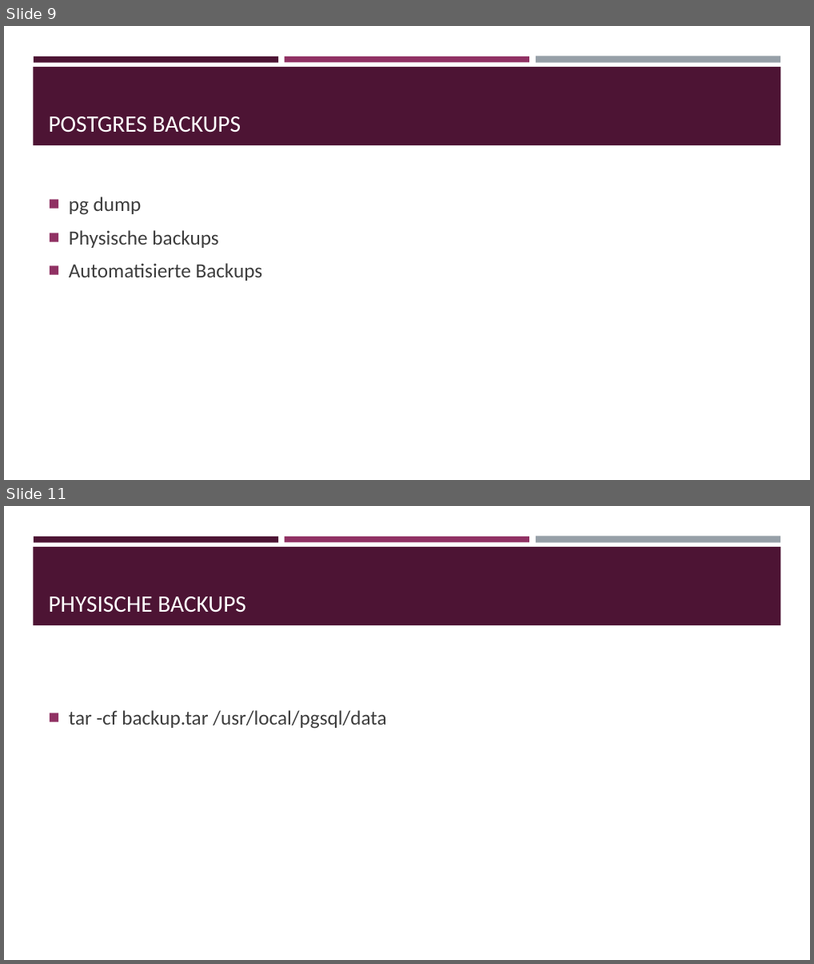
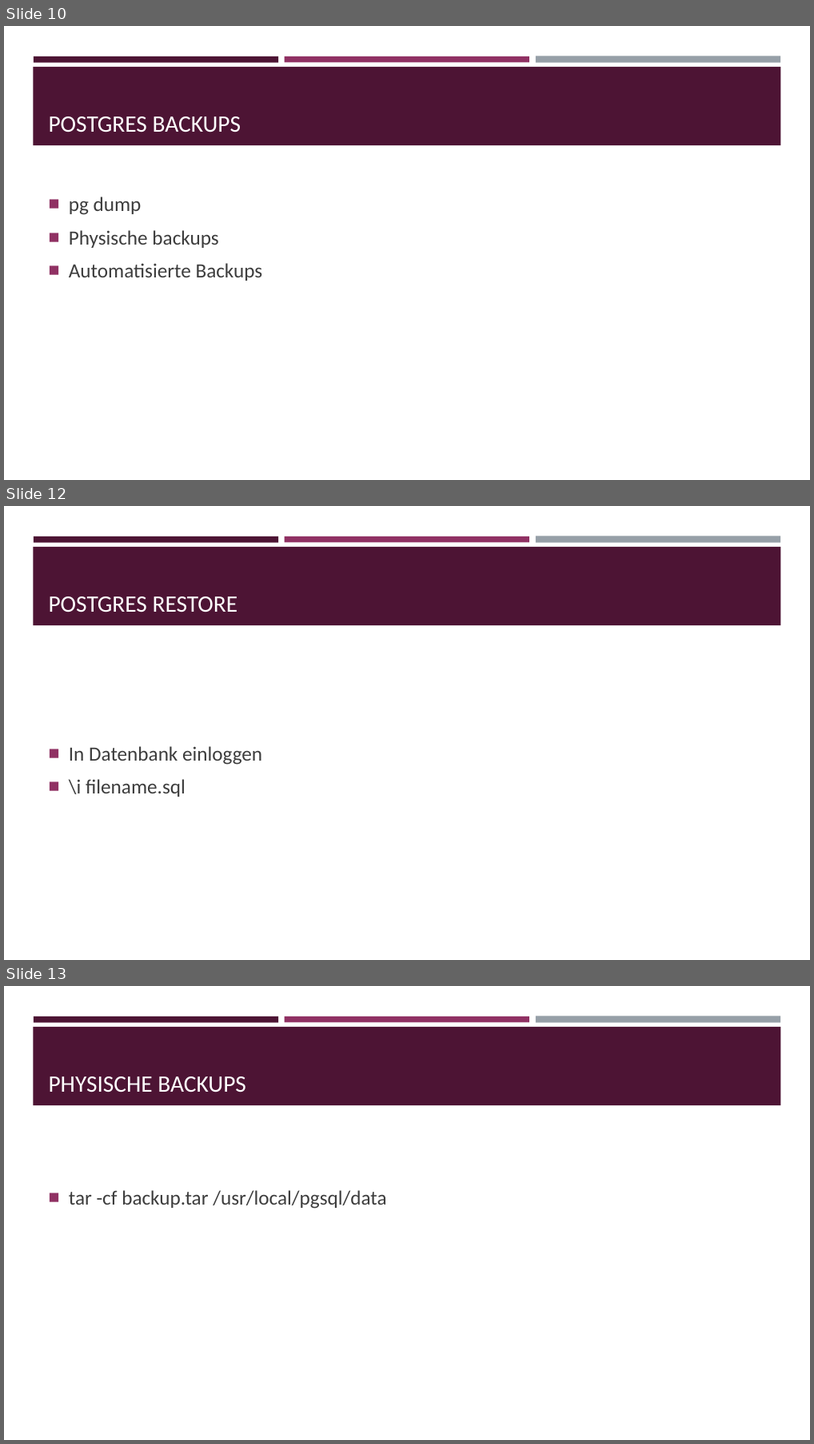
Before and after one commit to mhaidn-tgm/DBBackup, a slide deck: Präsentation.pptx. Shown one above the other, each under a label of ours: slides 9 and 11 before the commit, slides 10, 12 and 13 after it; the slides between them are not shown. The pictures are 814x964 and 814x1444 pixels, drawn with LibreOffice and Linux fonts; fonts in the diff are those of the drawing. Boxes give left, top, right and bottom in pixels: in the first picture for what was removed or moved away, otherwise in the second. Text is boxed around its words. In the diff, an @@ line names an element or a change of style, - is before the commit and + after.

```diff
--- a/Präsentation.pptx
+++ b/Präsentation.pptx
@@ slide 12 added at (x1=4, y1=506, x2=810, y2=960), background #FFFFFF; not listed: 4 template elements that a slide beside it also shows @@
@@ title added at (x1=49, y1=596, x2=238, y2=612), 28 pt, text #FFFFFF @@
+POSTGRES RESTORE
@@ text added at (x1=69, y1=746, x2=262, y2=796), 24 pt, text #3D3D3D @@
+■ In Datenbank einloggen
+■ \i filename.sql
@@ what was slide 9 is now slide 10 @@
@@ what was slide 11 is now slide 13 @@
```
Also in this commit, not shown: 2 slides changed, 1 other slide added, 1 other file.
